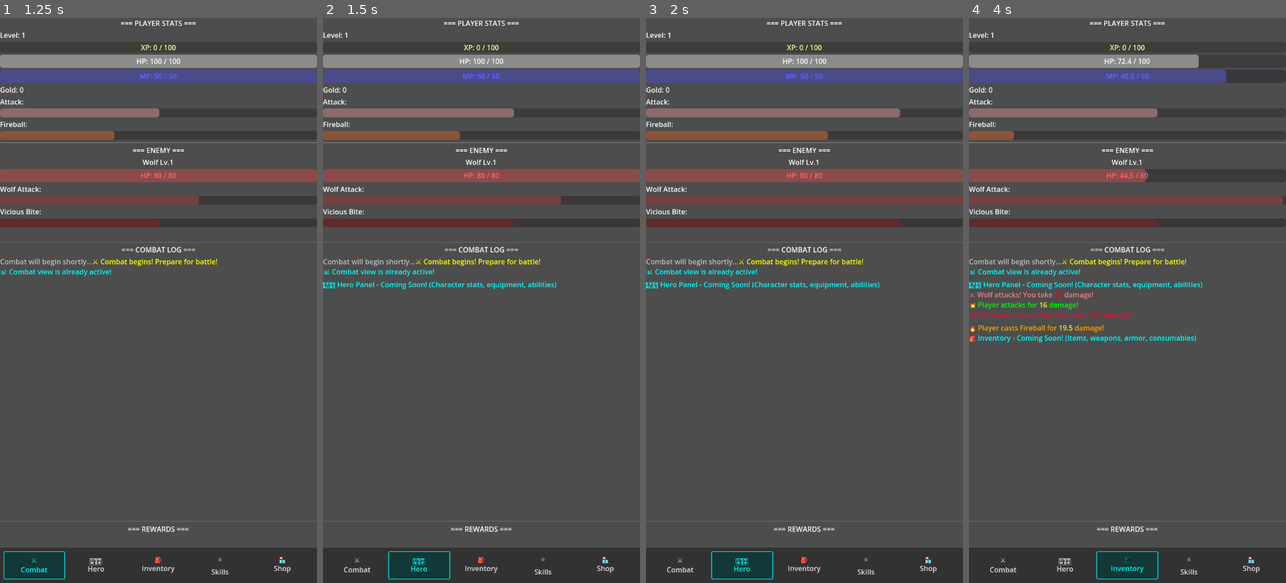
Above: before the commit, frames 1-4 (left to right).
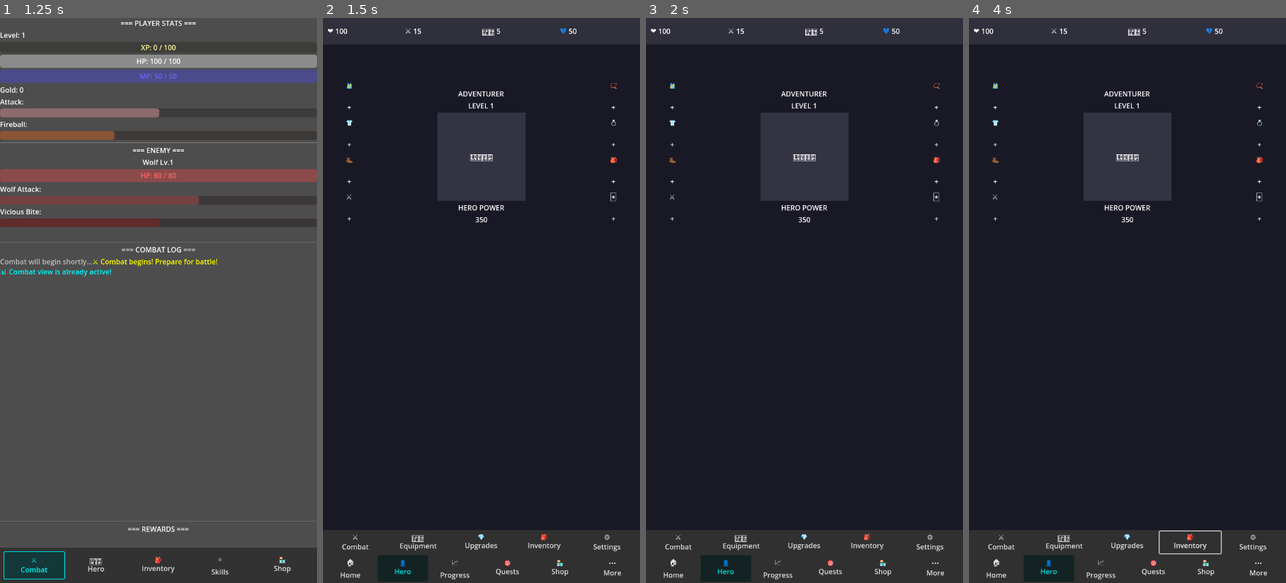
Above: after the commit, the same moments.

Repository: Deimantx/AiMagicIdle
Game: Godot game, scene res://Main.tscn
Same seed, same stepped clock (60 frames per second), same inputs: the game is played once before the commit and once after it.
Inputs (mouse positions are in pixels of both pictures, inside the frame that each line leads up to):
- Up to frame 1 (1.25 s): click "⚔️ Combat" at 0.5 s
- Up to frame 2 (1.5 s): click "🛡️ Hero" at 1.25 s
- Up to frame 3 (2 s): no input
- Up to frame 4 (4 s): click (994, 85) at 2 s, where only the run after the commit has a clickable "🎽"; click (994, 125) at 2.75 s, where only the run after the commit has a clickable "👕"; click "🎒 Inventory" at 3.5 s

Frame 1 is identical in both runs. In frame 2, 94% of the frame differs, in the area x 0-100%, y 0-100%; in frame 3, 94%; in frame 4, 95%.

Commit message:
Add Hero Panel with equipment slots and two-row navigation
- Create new Hero.tscn scene with RPG-style character display
- Add equipment slots as placeholders (8 slots: chest, armor, boots, weapon, necklace, ring, backpack, skill)
- Implement two-row bottom navigation (10 buttons total)
- Add view switching between Combat and Hero panels
- Include top stats bar with health, attack, defense, mana
- Add character display with level and hero power calculation
- Maintain combat mechanics running in background during hero view

Diff:
--- /dev/null
+++ b/aimagicidle/Hero.gd
@@ -0,0 +1,119 @@
+extends Control
+
+# UI references for top stats
+@onready var health_value = $MainContainer/TopStats/StatsContainer/HealthStat/HealthValue
+@onready var attack_value = $MainContainer/TopStats/StatsContainer/AttackStat/AttackValue
+@onready var defense_value = $MainContainer/TopStats/StatsContainer/DefenseStat/DefenseValue
+@onready var mana_value = $MainContainer/TopStats/StatsContainer/ManaStat/ManaValue
+
+# Character display references
+@onready var player_name = $MainContainer/HeroContent/ContentContainer/EquipmentArea/CenterArea/PlayerName
+@onready var player_level = $MainContainer/HeroContent/ContentContainer/EquipmentArea/CenterArea/PlayerLevel
+@onready var power_value = $MainContainer/HeroContent/ContentContainer/EquipmentArea/CenterArea/PowerDisplay/PowerValue
+
+# Equipment slot references
+@onready var chest_slot = $MainContainer/HeroContent/ContentContainer/EquipmentArea/LeftEquipment/ChestSlot
+@onready var armor_slot = $MainContainer/HeroContent/ContentContainer/EquipmentArea/LeftEquipment/ArmorSlot
+@onready var boots_slot = $MainContainer/HeroContent/ContentContainer/EquipmentArea/LeftEquipment/BootsSlot
+@onready var weapon_slot = $MainContainer/HeroContent/ContentContainer/EquipmentArea/LeftEquipment/WeaponSlot
+
+@onready var necklace_slot = $MainContainer/HeroContent/ContentContainer/EquipmentArea/RightEquipment/NecklaceSlot
+@onready var ring_slot = $MainContainer/HeroContent/ContentContainer/EquipmentArea/RightEquipment/RingSlot
+@onready var backpack_slot = $MainContainer/HeroContent/ContentContainer/EquipmentArea/RightEquipment/BackpackSlot
+@onready var skill_slot = $MainContainer/HeroContent/ContentContainer/EquipmentArea/RightEquipment/SkillSlot
+
+# Bottom navigation references
+@onready var combat_btn = $MainContainer/BottomNav/NavContainer/TopRow/CombatBtn
+@onready var equipment_btn = $MainContainer/BottomNav/NavContainer/TopRow/EquipmentBtn
+@onready var upgrades_btn = $MainContainer/BottomNav/NavContainer/TopRow/UpgradesBtn
+@onready var inventory_btn = $MainContainer/BottomNav/NavContainer/TopRow/InventoryBtn
+@onready var settings_btn = $MainContainer/BottomNav/NavContainer/TopRow/SettingsBtn
+
+@onready var home_btn = $MainContainer/BottomNav/NavContainer/BottomRow/HomeBtn
+@onready var hero_btn = $MainContainer/BottomNav/NavContainer/BottomRow/HeroBtn
+@onready var progress_btn = $MainContainer/BottomNav/NavContainer/BottomRow/ProgressBtn
+@onready var quests_btn = $MainContainer/BottomNav/NavContainer/BottomRow/QuestsBtn
+@onready var shop_btn = $MainContainer/BottomNav/NavContainer/BottomRow/ShopBtn
+@onready var more_btn = $MainContainer/BottomNav/NavContainer/BottomRow/MoreBtn
+
+# Player data (will be set by Main scene)
+var player_data = {}
+
+func _ready():
+	# Connect equipment slot signals (placeholders for now)
+	chest_slot.pressed.connect(_on_equipment_slot_pressed.bind("Chest Armor", "🎽"))
+	armor_slot.pressed.connect(_on_equipment_slot_pressed.bind("Armor", "👕"))
+	boots_slot.pressed.connect(_on_equipment_slot_pressed.bind("Boots", "🥾"))
+	weapon_slot.pressed.connect(_on_equipment_slot_pressed.bind("Weapon", "⚔️"))
+	necklace_slot.pressed.connect(_on_equipment_slot_pressed.bind("Necklace", "📿"))
+	ring_slot.pressed.connect(_on_equipment_slot_pressed.bind("Ring", "💍"))
+	backpack_slot.pressed.connect(_on_equipment_slot_pressed.bind("Backpack", "🎒"))
+	skill_slot.pressed.connect(_on_equipment_slot_pressed.bind("Skill Card", "🃏"))
+
+	# Connect navigation buttons
+	combat_btn.pressed.connect(_on_nav_pressed.bind("Combat"))
+	equipment_btn.pressed.connect(_on_nav_pressed.bind("Equipment"))
+	upgrades_btn.pressed.connect(_on_nav_pressed.bind("Upgrades"))
+	inventory_btn.pressed.connect(_on_nav_pressed.bind("Inventory"))
+	settings_btn.pressed.connect(_on_nav_pressed.bind("Settings"))
+	home_btn.pressed.connect(_on_nav_pressed.bind("Home"))
+	hero_btn.pressed.connect(_on_nav_pressed.bind("Hero"))
+	progress_btn.pressed.connect(_on_nav_pressed.bind("Progress"))
+	quests_btn.pressed.connect(_on_nav_pressed.bind("Quests"))
+	shop_btn.pressed.connect(_on_nav_pressed.bind("Shop"))
+	more_btn.pressed.connect(_on_nav_pressed.bind("More"))
+
+	# Set Hero as active by default
+	_set_active_nav_button(hero_btn)
+
+func update_player_stats(data):
+	player_data = data
+
+	# Update top stats
+	health_value.text = str(data.get("max_hp", 100))
+	attack_value.text = str(data.get("damage", 15))
+	defense_value.text = str(data.get("defense", 5))  # We'll add defense later
+	mana_value.text = str(data.get("max_mp", 50))
+
+	# Update character info
+	player_level.text = "LEVEL " + str(data.get("level", 1))
+
+	# Calculate hero power (simple sum for now)
+	var hero_power = data.get("max_hp", 100) + (data.get("damage", 15) * 10) + (data.get("max_mp", 50) * 2)
+	power_value.text = str(hero_power)
+
+func _on_equipment_slot_pressed(slot_name: String, icon: String):
+	# Placeholder for equipment slot interaction
+	print("Equipment slot pressed: " + slot_name + " " + icon)
+	# For now, just print to console - we'll add proper feedback later
+
+func _on_nav_pressed(nav_name: String):
+	if nav_name == "Combat":
+		# Find the Main node and switch to combat view
+		var main_node = get_tree().get_first_node_in_group("main")
+		if main_node == null:
+			# Try alternative method
+			main_node = get_node("/root/Main/Main")
+		if main_node != null:
+			main_node.switch_to_combat_view()
+	elif nav_name == "Hero":
+		# Already on hero view
+		print("Already on Hero view")
+	else:
+		# Other navigation - placeholder
+		print("Navigation pressed: " + nav_name)
+		# For now just print - we'll add proper feedback later
+
+func _set_active_nav_button(active_button: Button):
+	# Reset all buttons to normal state
+	var all_buttons = [
+		combat_btn, equipment_btn, upgrades_btn, inventory_btn, settings_btn,
+		home_btn, hero_btn, progress_btn, quests_btn, shop_btn, more_btn
+	]
+	for button in all_buttons:
+		button.modulate = Color.WHITE
+		button.flat = true
+
+	# Highlight active button
+	active_button.modulate = Color.CYAN
+	active_button.flat = false
--- /dev/null
+++ b/aimagicidle/Hero.tscn
@@ -0,0 +1,501 @@
+[gd_scene load_steps=2 format=3 uid="uid://bwqm4v5p6m1b"]
+
+[ext_resource type="Script" path="res://Hero.gd" id="1_hero_script"]
+
+[node name="Hero" type="Control"]
+layout_mode = 3
+anchors_preset = 15
+anchor_right = 1.0
+anchor_bottom = 1.0
+grow_horizontal = 2
+grow_vertical = 2
+script = ExtResource("1_hero_script")
+
+[node name="Background" type="ColorRect" parent="."]
+layout_mode = 1
+anchors_preset = 15
+anchor_right = 1.0
+anchor_bottom = 1.0
+grow_horizontal = 2
+grow_vertical = 2
+color = Color(0.1, 0.1, 0.15, 1)
+
+[node name="MainContainer" type="VBoxContainer" parent="."]
+layout_mode = 1
+anchors_preset = 15
+anchor_right = 1.0
+anchor_bottom = 1.0
+grow_horizontal = 2
+grow_vertical = 2
+
+[node name="TopStats" type="Panel" parent="MainContainer"]
+layout_mode = 2
+size_flags_vertical = 0
+custom_minimum_size = Vector2(0, 60)
+
+[node name="StatsBackground" type="ColorRect" parent="MainContainer/TopStats"]
+layout_mode = 1
+anchors_preset = 15
+anchor_right = 1.0
+anchor_bottom = 1.0
+grow_horizontal = 2
+grow_vertical = 2
+color = Color(0.2, 0.2, 0.25, 0.9)
+
+[node name="StatsContainer" type="HBoxContainer" parent="MainContainer/TopStats"]
+layout_mode = 1
+anchors_preset = 15
+anchor_right = 1.0
+anchor_bottom = 1.0
+offset_left = 10.0
+offset_top = 10.0
+offset_right = -10.0
+offset_bottom = -10.0
+grow_horizontal = 2
+grow_vertical = 2
+
+[node name="HealthStat" type="HBoxContainer" parent="MainContainer/TopStats/StatsContainer"]
+layout_mode = 2
+size_flags_horizontal = 3
+
+[node name="HealthIcon" type="Label" parent="MainContainer/TopStats/StatsContainer/HealthStat"]
+layout_mode = 2
+text = "❤️"
+vertical_alignment = 1
+
+[node name="HealthValue" type="Label" parent="MainContainer/TopStats/StatsContainer/HealthStat"]
+layout_mode = 2
+text = "4298"
+vertical_alignment = 1
+
+[node name="AttackStat" type="HBoxContainer" parent="MainContainer/TopStats/StatsContainer"]
+layout_mode = 2
+size_flags_horizontal = 3
+
+[node name="AttackIcon" type="Label" parent="MainContainer/TopStats/StatsContainer/AttackStat"]
+layout_mode = 2
+text = "⚔️"
+vertical_alignment = 1
+
+[node name="AttackValue" type="Label" parent="MainContainer/TopStats/StatsContainer/AttackStat"]
+layout_mode = 2
+text = "1478"
+vertical_alignment = 1
+
+[node name="DefenseStat" type="HBoxContainer" parent="MainContainer/TopStats/StatsContainer"]
+layout_mode = 2
+size_flags_horizontal = 3
+
+[node name="DefenseIcon" type="Label" parent="MainContainer/TopStats/StatsContainer/DefenseStat"]
+layout_mode = 2
+text = "🛡️"
+vertical_alignment = 1
+
+[node name="DefenseValue" type="Label" parent="MainContainer/TopStats/StatsContainer/DefenseStat"]
+layout_mode = 2
+text = "131"
+vertical_alignment = 1
+
+[node name="ManaStat" type="HBoxContainer" parent="MainContainer/TopStats/StatsContainer"]
+layout_mode = 2
+size_flags_horizontal = 3
+
+[node name="ManaIcon" type="Label" parent="MainContainer/TopStats/StatsContainer/ManaStat"]
+layout_mode = 2
+text = "💙"
+vertical_alignment = 1
+
+[node name="ManaValue" type="Label" parent="MainContainer/TopStats/StatsContainer/ManaStat"]
+layout_mode = 2
+text = "1350"
+vertical_alignment = 1
+
+[node name="HeroContent" type="ScrollContainer" parent="MainContainer"]
+layout_mode = 2
+size_flags_vertical = 3
+
+[node name="ContentContainer" type="VBoxContainer" parent="MainContainer/HeroContent"]
+layout_mode = 2
+size_flags_horizontal = 3
+size_flags_vertical = 3
+
+[node name="EquipmentArea" type="Control" parent="MainContainer/HeroContent/ContentContainer"]
+layout_mode = 2
+custom_minimum_size = Vector2(0, 500)
+
+[node name="LeftEquipment" type="VBoxContainer" parent="MainContainer/HeroContent/ContentContainer/EquipmentArea"]
+layout_mode = 1
+anchors_preset = 4
+anchor_top = 0.5
+anchor_bottom = 0.5
+offset_left = 20.0
+offset_top = -200.0
+offset_right = 100.0
+offset_bottom = 200.0
+grow_vertical = 2
+
+[node name="ChestSlot" type="Button" parent="MainContainer/HeroContent/ContentContainer/EquipmentArea/LeftEquipment"]
+layout_mode = 2
+custom_minimum_size = Vector2(80, 80)
+text = "🎽"
+flat = true
+
+[node name="ChestLabel" type="Label" parent="MainContainer/HeroContent/ContentContainer/EquipmentArea/LeftEquipment/ChestSlot"]
+layout_mode = 1
+anchors_preset = 7
+anchor_left = 0.5
+anchor_top = 1.0
+anchor_right = 0.5
+anchor_bottom = 1.0
+offset_left = -20.0
+offset_top = 5.0
+offset_right = 20.0
+offset_bottom = 20.0
+grow_horizontal = 2
+text = "+"
+horizontal_alignment = 1
+
+[node name="ArmorSlot" type="Button" parent="MainContainer/HeroContent/ContentContainer/EquipmentArea/LeftEquipment"]
+layout_mode = 2
+custom_minimum_size = Vector2(80, 80)
+text = "👕"
+flat = true
+
+[node name="ArmorLabel" type="Label" parent="MainContainer/HeroContent/ContentContainer/EquipmentArea/LeftEquipment/ArmorSlot"]
+layout_mode = 1
+anchors_preset = 7
+anchor_left = 0.5
+anchor_top = 1.0
+anchor_right = 0.5
+anchor_bottom = 1.0
+offset_left = -20.0
+offset_top = 5.0
+offset_right = 20.0
+offset_bottom = 20.0
+grow_horizontal = 2
+text = "+"
+horizontal_alignment = 1
+
+[node name="BootsSlot" type="Button" parent="MainContainer/HeroContent/ContentContainer/EquipmentArea/LeftEquipment"]
+layout_mode = 2
+custom_minimum_size = Vector2(80, 80)
+text = "🥾"
+flat = true
+
+[node name="BootsLabel" type="Label" parent="MainContainer/HeroContent/ContentContainer/EquipmentArea/LeftEquipment/BootsSlot"]
+layout_mode = 1
+anchors_preset = 7
+anchor_left = 0.5
+anchor_top = 1.0
+anchor_right = 0.5
+anchor_bottom = 1.0
+offset_left = -20.0
+offset_top = 5.0
+offset_right = 20.0
+offset_bottom = 20.0
+grow_horizontal = 2
+text = "+"
+horizontal_alignment = 1
+
+[node name="WeaponSlot" type="Button" parent="MainContainer/HeroContent/ContentContainer/EquipmentArea/LeftEquipment"]
+layout_mode = 2
+custom_minimum_size = Vector2(80, 80)
+text = "⚔️"
+flat = true
+
+[node name="WeaponLabel" type="Label" parent="MainContainer/HeroContent/ContentContainer/EquipmentArea/LeftEquipment/WeaponSlot"]
+layout_mode = 1
+anchors_preset = 7
+anchor_left = 0.5
+anchor_top = 1.0
+anchor_right = 0.5
+anchor_bottom = 1.0
+offset_left = -20.0
+offset_top = 5.0
+offset_right = 20.0
+offset_bottom = 20.0
+grow_horizontal = 2
+text = "+"
+horizontal_alignment = 1
+
+[node name="CenterArea" type="VBoxContainer" parent="MainContainer/HeroContent/ContentContainer/EquipmentArea"]
+layout_mode = 1
+anchors_preset = 8
+anchor_left = 0.5
+anchor_top = 0.5
+anchor_right = 0.5
+anchor_bottom = 0.5
+offset_left = -100.0
+offset_top = -150.0
+offset_right = 100.0
+offset_bottom = 150.0
+grow_horizontal = 2
+grow_vertical = 2
+
+[node name="PlayerName" type="Label" parent="MainContainer/HeroContent/ContentContainer/EquipmentArea/CenterArea"]
+layout_mode = 2
+text = "ADVENTURER"
+horizontal_alignment = 1
+vertical_alignment = 1
+
+[node name="PlayerLevel" type="Label" parent="MainContainer/HeroContent/ContentContainer/EquipmentArea/CenterArea"]
+layout_mode = 2
+text = "LEVEL 5"
+horizontal_alignment = 1
+vertical_alignment = 1
+
+[node name="CharacterDisplay" type="Panel" parent="MainContainer/HeroContent/ContentContainer/EquipmentArea/CenterArea"]
+layout_mode = 2
+size_flags_vertical = 3
+custom_minimum_size = Vector2(0, 200)
+
+[node name="CharacterBG" type="ColorRect" parent="MainContainer/HeroContent/ContentContainer/EquipmentArea/CenterArea/CharacterDisplay"]
+layout_mode = 1
+anchors_preset = 15
+anchor_right = 1.0
+anchor_bottom = 1.0
+grow_horizontal = 2
+grow_vertical = 2
+color = Color(0.3, 0.3, 0.4, 0.5)
+
+[node name="CharacterSprite" type="Label" parent="MainContainer/HeroContent/ContentContainer/EquipmentArea/CenterArea/CharacterDisplay"]
+layout_mode = 1
+anchors_preset = 8
+anchor_left = 0.5
+anchor_top = 0.5
+anchor_right = 0.5
+anchor_bottom = 0.5
+offset_left = -50.0
+offset_top = -50.0
+offset_right = 50.0
+offset_bottom = 50.0
+grow_horizontal = 2
+grow_vertical = 2
+text = "🧙‍♂️"
+horizontal_alignment = 1
+vertical_alignment = 1
+autowrap_mode = 3
+
+[node name="PowerDisplay" type="VBoxContainer" parent="MainContainer/HeroContent/ContentContainer/EquipmentArea/CenterArea"]
+layout_mode = 2
+
+[node name="PowerLabel" type="Label" parent="MainContainer/HeroContent/ContentContainer/EquipmentArea/CenterArea/PowerDisplay"]
+layout_mode = 2
+text = "HERO POWER"
+horizontal_alignment = 1
+vertical_alignment = 1
+
+[node name="PowerValue" type="Label" parent="MainContainer/HeroContent/ContentContainer/EquipmentArea/CenterArea/PowerDisplay"]
+layout_mode = 2
+text = "8,437"
+horizontal_alignment = 1
+vertical_alignment = 1
+
+[node name="RightEquipment" type="VBoxContainer" parent="MainContainer/HeroContent/ContentContainer/EquipmentArea"]
+layout_mode = 1
+anchors_preset = 6
+anchor_left = 1.0
+anchor_top = 0.5
+anchor_right = 1.0
+anchor_bottom = 0.5
+offset_left = -100.0
+offset_top = -200.0
+offset_right = -20.0
+offset_bottom = 200.0
+grow_horizontal = 0
+grow_vertical = 2
+
+[node name="NecklaceSlot" type="Button" parent="MainContainer/HeroContent/ContentContainer/EquipmentArea/RightEquipment"]
+layout_mode = 2
+custom_minimum_size = Vector2(80, 80)
+text = "📿"
+flat = true
+
+[node name="NecklaceLabel" type="Label" parent="MainContainer/HeroContent/ContentContainer/EquipmentArea/RightEquipment/NecklaceSlot"]
+layout_mode = 1
+anchors_preset = 7
+anchor_left = 0.5
+anchor_top = 1.0
+anchor_right = 0.5
+anchor_bottom = 1.0
+offset_left = -20.0
+offset_top = 5.0
+offset_right = 20.0
+offset_bottom = 20.0
+grow_horizontal = 2
+text = "+"
+horizontal_alignment = 1
+
+[node name="RingSlot" type="Button" parent="MainContainer/HeroContent/ContentContainer/EquipmentArea/RightEquipment"]
+layout_mode = 2
+custom_minimum_size = Vector2(80, 80)
+text = "💍"
+flat = true
+
+[node name="RingLabel" type="Label" parent="MainContainer/HeroContent/ContentContainer/EquipmentArea/RightEquipment/RingSlot"]
+layout_mode = 1
+anchors_preset = 7
+anchor_left = 0.5
+anchor_top = 1.0
+anchor_right = 0.5
+anchor_bottom = 1.0
+offset_left = -20.0
+offset_top = 5.0
+offset_right = 20.0
+offset_bottom = 20.0
+grow_horizontal = 2
+text = "+"
+horizontal_alignment = 1
+
+[node name="BackpackSlot" type="Button" parent="MainContainer/HeroContent/ContentContainer/EquipmentArea/RightEquipment"]
+layout_mode = 2
+custom_minimum_size = Vector2(80, 80)
+text = "🎒"
+flat = true
+
+[node name="BackpackLabel" type="Label" parent="MainContainer/HeroContent/ContentContainer/EquipmentArea/RightEquipment/BackpackSlot"]
+layout_mode = 1
+anchors_preset = 7
+anchor_left = 0.5
+anchor_top = 1.0
+anchor_right = 0.5
+anchor_bottom = 1.0
+offset_left = -20.0
+offset_top = 5.0
+offset_right = 20.0
+offset_bottom = 20.0
+grow_horizontal = 2
+text = "+"
+horizontal_alignment = 1
+
+[node name="SkillSlot" type="Button" parent="MainContainer/HeroContent/ContentContainer/EquipmentArea/RightEquipment"]
+layout_mode = 2
+custom_minimum_size = Vector2(80, 80)
+text = "🃏"
+flat = true
+
+[node name="SkillLabel" type="Label" parent="MainContainer/HeroContent/ContentContainer/EquipmentArea/RightEquipment/SkillSlot"]
+layout_mode = 1
+anchors_preset = 7
+anchor_left = 0.5
+anchor_top = 1.0
+anchor_right = 0.5
+anchor_bottom = 1.0
+offset_left = -20.0
+offset_top = 5.0
+offset_right = 20.0
+offset_bottom = 20.0
+grow_horizontal = 2
+text = "+"
+horizontal_alignment = 1
+
+[node name="BottomNav" type="Panel" parent="MainContainer"]
+layout_mode = 2
+size_flags_vertical = 0
+custom_minimum_size = Vector2(0, 120)
+
+[node name="NavBackground" type="ColorRect" parent="MainContainer/BottomNav"]
+layout_mode = 1
+anchors_preset = 15
+anchor_right = 1.0
+anchor_bottom = 1.0
+grow_horizontal = 2
+grow_vertical = 2
+color = Color(0.2, 0.2, 0.2, 0.9)
+
+[node name="NavContainer" type="VBoxContainer" parent="MainContainer/BottomNav"]
+layout_mode = 1
+anchors_preset = 15
+anchor_right = 1.0
+anchor_bottom = 1.0
+offset_left = 5.0
+offset_top = 5.0
+offset_right = -5.0
+offset_bottom = -5.0
+grow_horizontal = 2
+grow_vertical = 2
+
+[node name="TopRow" type="HBoxContainer" parent="MainContainer/BottomNav/NavContainer"]
+layout_mode = 2
+size_flags_vertical = 3
+
+[node name="CombatBtn" type="Button" parent="MainContainer/BottomNav/NavContainer/TopRow"]
+layout_mode = 2
+size_flags_horizontal = 3
+text = "⚔️
+Combat"
+flat = true
+
+[node name="EquipmentBtn" type="Button" parent="MainContainer/BottomNav/NavContainer/TopRow"]
+layout_mode = 2
+size_flags_horizontal = 3
+text = "🛡️
+Equipment"
+flat = true
+
+[node name="UpgradesBtn" type="Button" parent="MainContainer/BottomNav/NavContainer/TopRow"]
+layout_mode = 2
+size_flags_horizontal = 3
+text = "💎
+Upgrades"
+flat = true
+
+[node name="InventoryBtn" type="Button" parent="MainContainer/BottomNav/NavContainer/TopRow"]
+layout_mode = 2
+size_flags_horizontal = 3
+text = "🎒
+Inventory"
+flat = true
+
+[node name="SettingsBtn" type="Button" parent="MainContainer/BottomNav/NavContainer/TopRow"]
+layout_mode = 2
+size_flags_horizontal = 3
+text = "⚙️
+Settings"
+flat = true
+
+[node name="BottomRow" type="HBoxContainer" parent="MainContainer/BottomNav/NavContainer"]
+layout_mode = 2
+size_flags_vertical = 3
+
+[node name="HomeBtn" type="Button" parent="MainContainer/BottomNav/NavContainer/BottomRow"]
+layout_mode = 2
+size_flags_horizontal = 3
+text = "🏠
+Home"
+flat = true
+
+[node name="HeroBtn" type="Button" parent="MainContainer/BottomNav/NavContainer/BottomRow"]
+layout_mode = 2
+size_flags_horizontal = 3
+text = "👤
+Hero"
+flat = true
+
+[node name="ProgressBtn" type="Button" parent="MainContainer/BottomNav/NavContainer/BottomRow"]
+layout_mode = 2
+size_flags_horizontal = 3
+text = "📈
+Progress"
+flat = true
+
+[node name="QuestsBtn" type="Button" parent="MainContainer/BottomNav/NavContainer/BottomRow"]
+layout_mode = 2
+size_flags_horizontal = 3
+text = "🎯
+Quests"
+flat = true
+
+[node name="ShopBtn" type="Button" parent="MainContainer/BottomNav/NavContainer/BottomRow"]
+layout_mode = 2
+size_flags_horizontal = 3
+text = "🏪
+Shop"
+flat = true
+
+[node name="MoreBtn" type="Button" parent="MainContainer/BottomNav/NavContainer/BottomRow"]
+layout_mode = 2
+size_flags_horizontal = 3
+text = "⋯
+More"
+flat = true
--- a/aimagicidle/Main.gd
+++ b/aimagicidle/Main.gd
@@ -1,4 +1,9 @@
 extends Control
+
+# Scene management
+@onready var hero_scene = preload("res://Hero.tscn")
+var hero_instance = null
+var current_view = "combat"  # "combat" or "hero"
 
 # Player stats
 var player_level = 1
@@ -66,6 +71,9 @@
 @onready var shop_btn = $MainContainer/BottomNav/NavContainer/ShopBtn
 
 func _ready():
+	# Add to group so Hero panel can find this node
+	add_to_group("main")
+
 	update_ui()
 	add_to_combat_log("[color=yellow]⚔️ Combat begins! Prepare for battle![/color]")
 
@@ -334,8 +342,7 @@
 	add_to_combat_log("[color=cyan]📊 Combat view is already active![/color]")
 
 func _on_hero_pressed():
-	_set_active_nav_button(hero_btn)
-	add_to_combat_log("[color=cyan]🛡️ Hero Panel - Coming Soon! (Character stats, equipment, abilities)[/color]")
+	switch_to_hero_view()
 
 func _on_inventory_pressed():
 	_set_active_nav_button(inventory_btn)
@@ -348,3 +355,52 @@
 func _on_shop_pressed():
 	_set_active_nav_button(shop_btn)
 	add_to_combat_log("[color=cyan]🏪 Shop - Coming Soon! (Buy weapons, armor, items with gold)[/color]")
+
+# View switching functions
+func switch_to_hero_view():
+	if current_view == "hero":
+		return
+
+	current_view = "hero"
+
+	# Hide combat UI
+	get_node("MainContainer/GameContent").visible = false
+	get_node("MainContainer/BottomNav").visible = false
+
+	# Create and show hero panel if it doesn't exist
+	if hero_instance == null:
+		hero_instance = hero_scene.instantiate()
+		add_child(hero_instance)
+
+	hero_instance.visible = true
+
+	# Update hero panel with current player stats
+	var player_data = {
+		"level": player_level,
+		"max_hp": player_max_hp,
+		"damage": player_damage,
+		"defense": 5,  # We'll add this stat later
+		"max_mp": player_max_mp
+	}
+	hero_instance.update_player_stats(player_data)
+
+	add_to_combat_log("[color=cyan]👤 Switched to Hero Panel[/color]")
+
+func switch_to_combat_view():
+	if current_view == "combat":
+		return
+
+	current_view = "combat"
+
+	# Hide hero panel
+	if hero_instance != null:
+		hero_instance.visible = false
+
+	# Show combat UI
+	get_node("MainContainer/GameContent").visible = true
+	get_node("MainContainer/BottomNav").visible = true
+
+	# Set combat as active button
+	_set_active_nav_button(combat_btn)
+
+	add_to_combat_log("[color=cyan]⚔️ Switched to Combat View[/color]")
